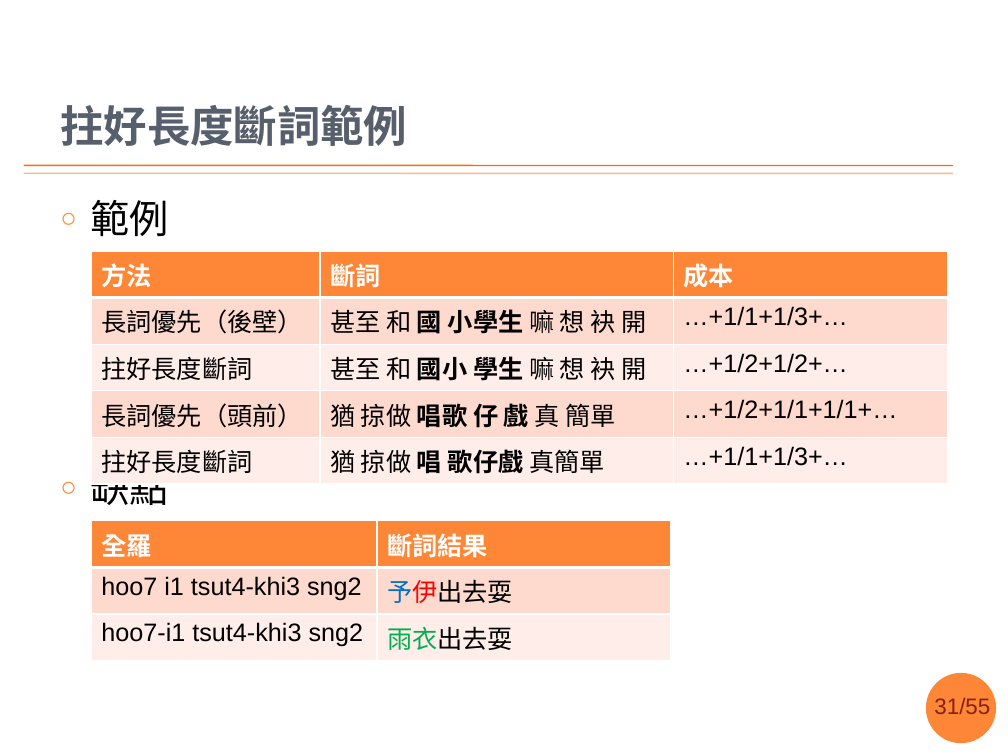
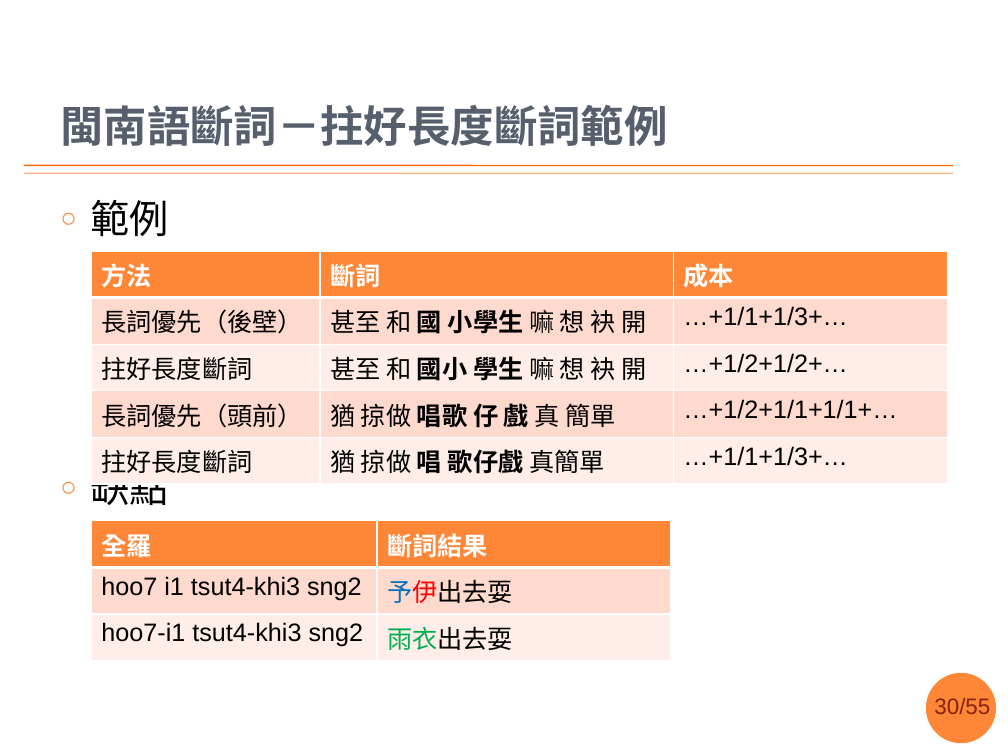
Before and after one commit to sih4sing5hong5/po3-ko3_tau5-iann2-phinn3, a slide deck: slide 30 of 翻譯報告.pptx (slide 31 before the commit). Drawn at 1008x756 pixels with LibreOffice and Linux fonts; fonts in the diff are those of the drawing; background and template pictures are left out. Boxes give left, top, right and bottom in pixels: in the first picture for what was removed or moved away, otherwise in the second. Text is boxed around its words. In the diff, an @@ line names an element or a change of style, - is before the commit and + after.

```diff
--- a/翻譯報告.pptx
+++ b/翻譯報告.pptx
@@ title at [60,105,667,146]: text changed @@
-拄好長度斷詞範例
+閩南語斷詞－拄好長度斷詞範例
@@ page number at [934,698,990,714]: text changed @@
-31/55
+30/55
```
Also in this commit, not shown: 11 other slides changed, 7 slides added.
